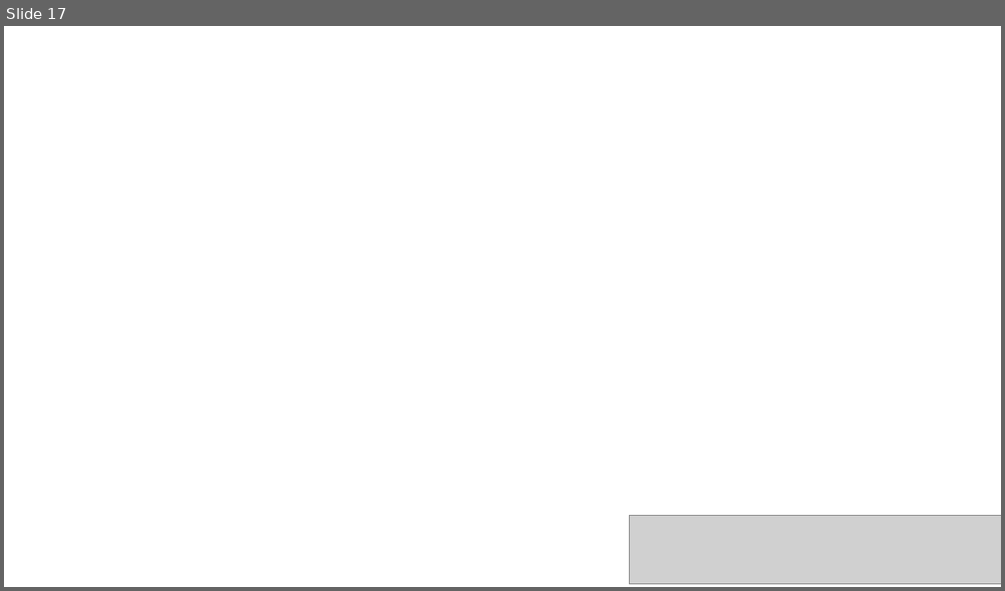
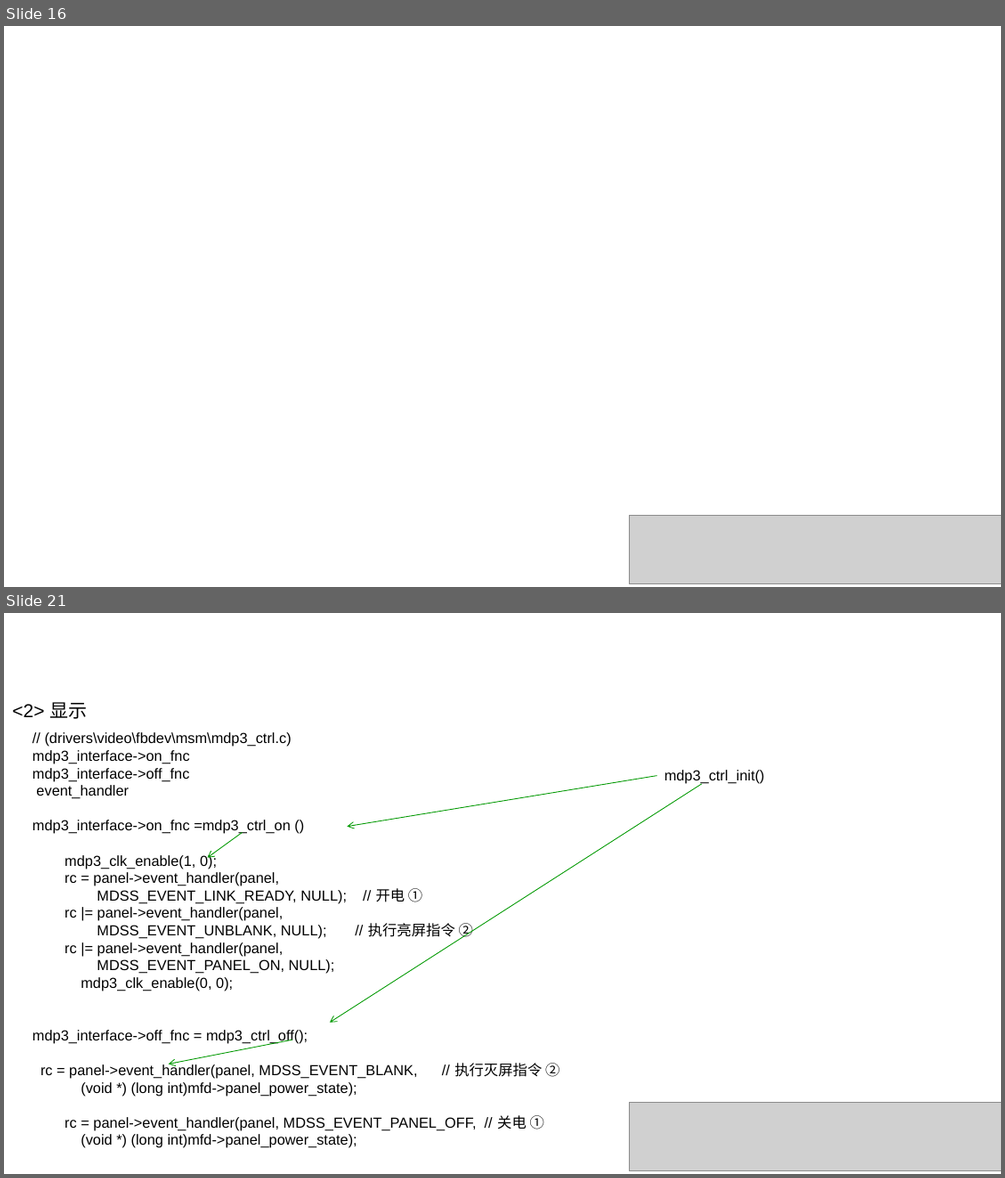
Before and after one commit to liyingfei142118/practice, a slide deck: learn/TP.pptx. Shown one above the other, each under a label of ours: slide 17 before the commit, slides 16 and 21 after it; the slides between them are not shown. The pictures are 1005x591 and 1005x1178 pixels, drawn with LibreOffice and Linux fonts; fonts in the diff are those of the drawing; grey boxes stand for pictures; background and template pictures are left out. Boxes give left, top, right and bottom in pixels: in the first picture for what was removed or moved away, otherwise in the second. Text is boxed around its words. In the diff, an @@ line names an element or a change of style, - is before the commit and + after.

```diff
--- a/learn/TP.pptx
+++ b/learn/TP.pptx
@@ slide 21 added at box(4, 613, 1001, 1174), background picture (left out) @@
@@ text added at box(12, 702, 87, 719), 18 pt, text #000000 @@
+<2> 显示
@@ text added at box(32, 732, 559, 1148), 14 pt, text #000000 @@
+// (drivers\video\fbdev\msm\mdp3_ctrl.c)
+mdp3_interface->on_fnc
+mdp3_interface->off_fnc
+event_handler
+mdp3_interface->on_fnc =mdp3_ctrl_on ()
+mdp3_clk_enable(1, 0);
+rc = panel->event_handler(panel,
+MDSS_EVENT_LINK_READY, NULL); // 开电 ①
+rc |= panel->event_handler(panel,
+MDSS_EVENT_UNBLANK, NULL); // 执行亮屏指令 ②
+rc |= panel->event_handler(panel,
+MDSS_EVENT_PANEL_ON, NULL);
+mdp3_clk_enable(0, 0);
+mdp3_interface->off_fnc = mdp3_ctrl_off();
+rc = panel->event_handler(panel, MDSS_EVENT_BLANK, // 执行灭屏指令 ②
+(void *) (long int)mfd->panel_power_state);
+rc = panel->event_handler(panel, MDSS_EVENT_PANEL_OFF, // 关电 ①
+(void *) (long int)mfd->panel_power_state);
@@ text added at box(664, 770, 765, 784), 14 pt, text #000000 @@
+mdp3_ctrl_init()
@@ arrow added from (702, 784) to (330, 1022), #009900 0.75 pt @@
@@ arrow added from (657, 775) to (348, 826), #009900 0.75 pt @@
@@ arrow added from (242, 832) to (208, 858), #009900 0.75 pt @@
@@ arrow added from (292, 1039) to (169, 1064), #009900 0.75 pt @@
@@ picture added at box(629, 1102, 1001, 1171) @@
@@ what was slide 17 is now slide 16 @@
```
Also in this commit, not shown: 8 other slides added, 4 other files.
